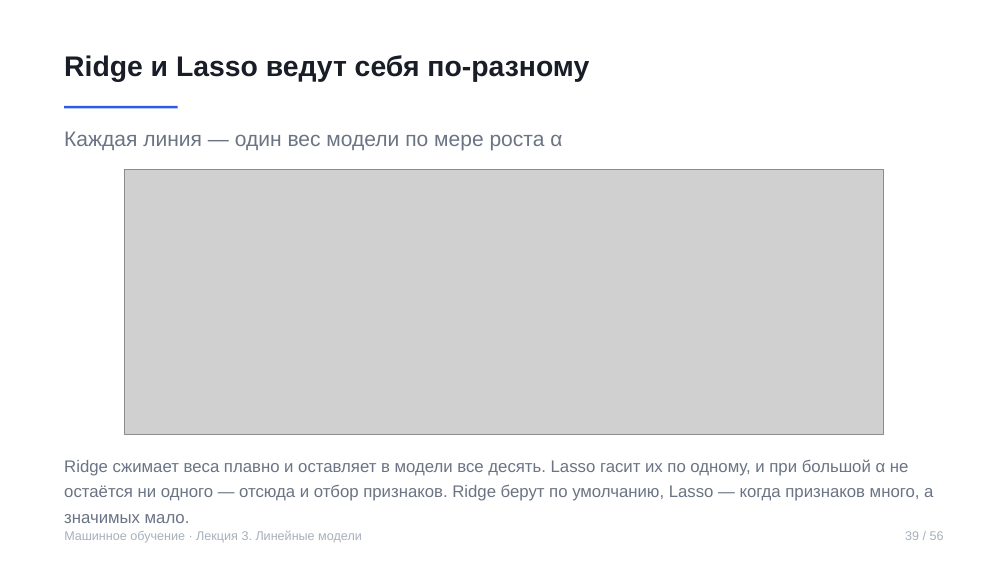
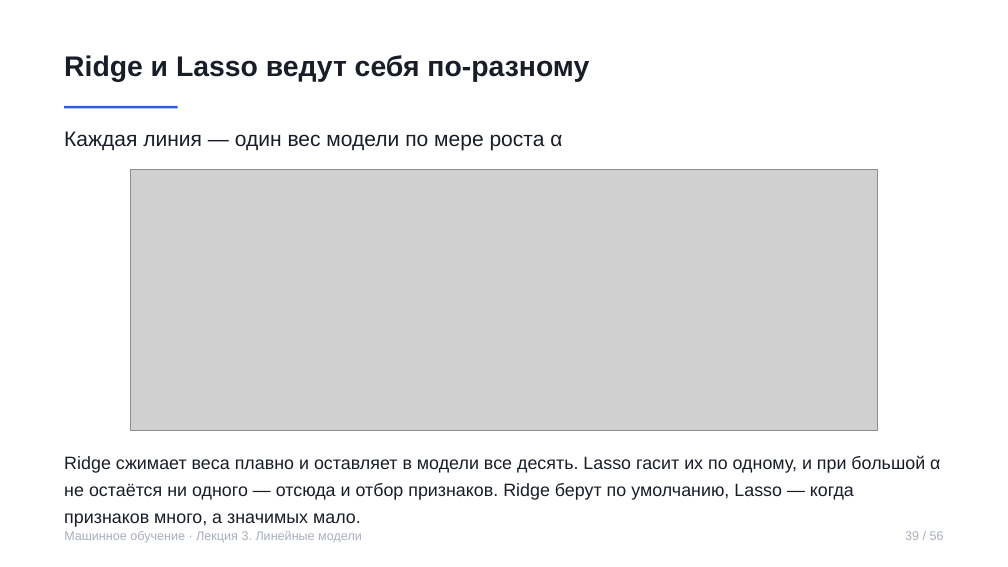
Before and after one commit to rustam-azimov/ml-course-hse, a slide deck: slide 39 of lectures/lecture03.pptx. Drawn at 1008x567 pixels with LibreOffice and Linux fonts; fonts in the diff are those of the drawing; grey boxes stand for pictures. Boxes give left, top, right and bottom in pixels: in the first picture for what was removed or moved away, otherwise in the second. Text is boxed around its words. In the diff, an @@ line names an element or a change of style, - is before the commit and + after.

```diff
--- a/lectures/lecture03.pptx
+++ b/lectures/lecture03.pptx
@@ text "Каждая линия — один вес ..." at [64, 131, 562, 151]: text colour #6B7484 to #181D27 @@
@@ picture: place and size @@
-picture at [124, 169, 883, 434]
+picture at [131, 169, 878, 430]
@@ text "Ridge сжимает веса плавно и ..." at [64, 456, 940, 527]: size 16 to 17 pt, text colour #6B7484 to #181D27 @@
```
Also in this commit, not shown: 49 other slides changed, 5 other files.
